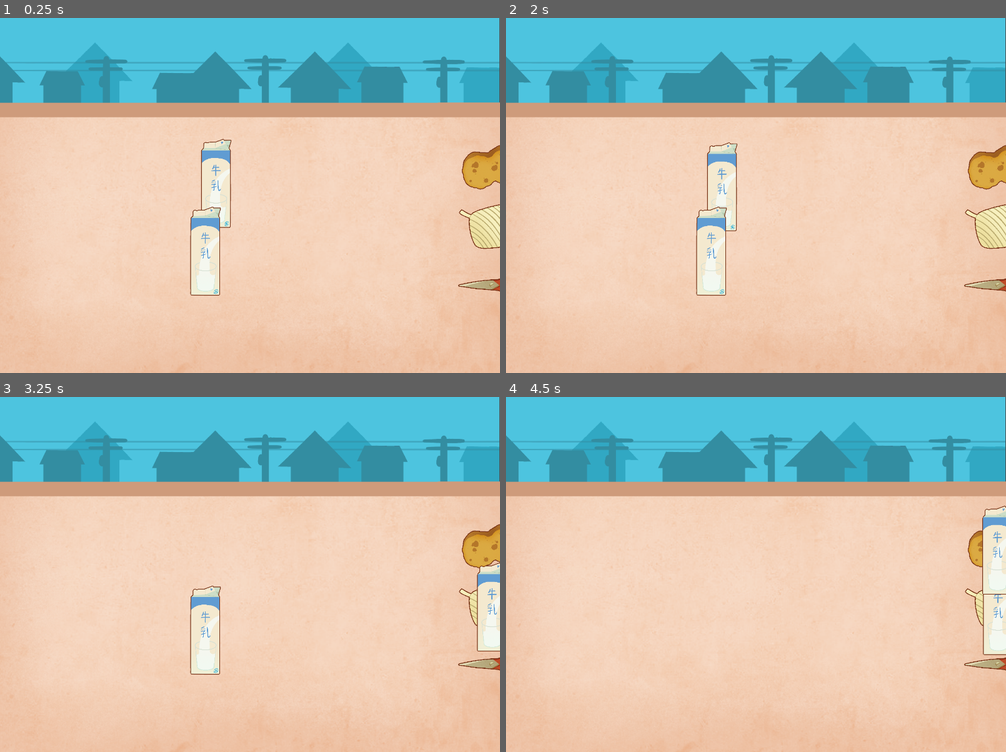
Above: before the commit, frames 1-4 (two rows, left to right).
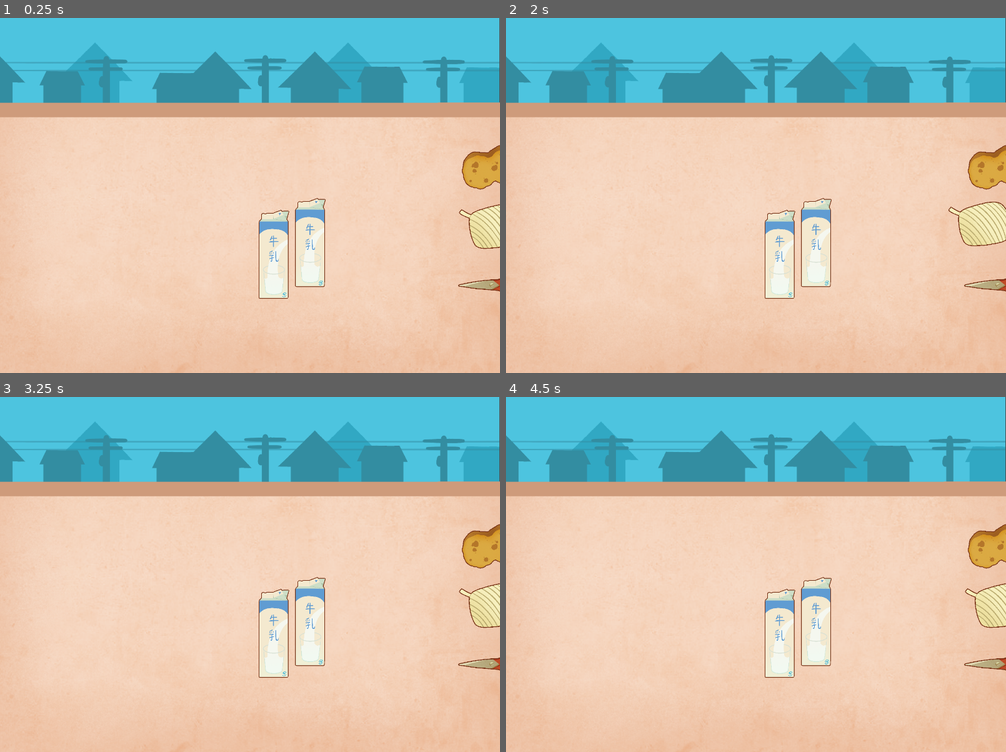
Above: after the commit, the same moments.

Repository: rararana/chiba-trash-management-game
Game: Godot game, scene res://scenes/base_level.tscn
Same seed, same stepped clock (60 frames per second), same inputs: the game is played once before the commit and once after it.
Inputs (mouse positions are in pixels of both pictures, inside the frame that each line leads up to):
- Up to frame 1 (0.25 s): no input
- Up to frame 2 (2 s): tap Enter at 0.5 s; drag from (1005, 284) to (996, 167) at 0.52 s; drag from (996, 227) to (721, 181) at 1.27 s
- Up to frame 3 (3.25 s): move the mouse to (490, 546) at 2.02 s; click (490, 546) at 2.17 s; tap Space at 2.75 s; drag from (215, 563) to (490, 606) at 2.77 s
- Up to frame 4 (4.5 s): drag from (711, 627) to (996, 546) at 3.52 s; drag from (606, 521) to (996, 546) at 4.27 s

The runs differ from the first frame. In frame 1, 3.4% of the frame differs, in the area x 38-66%, y 33-80%; in frame 2, 4.0%, in the area x 38-100%, y 35-80%; in frame 3, 3.8%; in frame 4, 3.7%.

Commit message:
fix: boundary constraint

Diff:
--- a/chiba-trash-management/scripts/base_level.gd
+++ b/chiba-trash-management/scripts/base_level.gd
@@ -2,7 +2,9 @@
 
 @export var trash_scene: PackedScene
 @export var trash_data_list: Array[Resource]
-@export var scatter_radius: float = 150.0
+@export var min_scatter_radius: float = 100.0
+@export var max_scatter_radius: float = 200.0
+@export var min_y_boundary: float = 320.0
 @onready var spawner = %SpawnerArea
 
 func _ready():
@@ -16,9 +18,12 @@
 		var new_trash = trash_scene.instantiate()
 		new_trash.item_data = data
 
-		var random_x = randf_range(-scatter_radius, scatter_radius)
-		var random_y = randf_range(-scatter_radius, scatter_radius)
-		var random_offset = Vector2(random_x, random_y)
+		var random_angle = randf_range(0, 2 * PI)
+		var random_dist = randf_range(min_scatter_radius, max_scatter_radius)
+		var random_offset = Vector2(cos(random_angle), sin(random_angle)) * random_dist
 
-		new_trash.global_position = spawner.global_position + random_offset
+		var target_pos = spawner.global_position + random_offset
+		target_pos.y = max(target_pos.y, min_y_boundary) # Paksa Y tidak boleh lebih kecil dari 500
+
+		new_trash.global_position = target_pos
 		add_child(new_trash)
--- a/chiba-trash-management/scripts/base_tool.gd
+++ b/chiba-trash-management/scripts/base_tool.gd
@@ -57,6 +57,6 @@
 
 func _return_to_start():
 	drop_tween = create_tween()
-	drop_tween.tween_property(self, "global_position", start_position, 0.2) \
+	drop_tween.tween_property(self, "global_position", start_position, 0.3) \
 		.set_trans(Tween.TRANS_SINE) \
 		.set_ease(Tween.EASE_OUT)
--- a/chiba-trash-management/scripts/trash_item.gd
+++ b/chiba-trash-management/scripts/trash_item.gd
@@ -2,6 +2,7 @@
 
 @export var item_data: Resource
 @export var MAX_SIZE = 150.0
+@export var min_y_boundary: float = 320.0
 @onready var sprite: Sprite2D = %Sprite2D
 @onready var collision: CollisionShape2D = %CollisionShape2D
 var is_dragging: bool = false
@@ -33,9 +34,13 @@
 			is_dragging = true
 			z_index = 10
 			get_viewport().set_input_as_handled()
+
 			if drop_tween and drop_tween.is_valid():
 				drop_tween.kill()
-		else:
+
+func _input(event):
+	if event is InputEventMouseButton and event.button_index == MOUSE_BUTTON_LEFT:
+		if not event.pressed and is_dragging:
 			is_dragging = false
 			z_index = 0
 			_animate_drop()
@@ -52,9 +57,12 @@
 	pass
 
 # Called every frame. 'delta' is the elapsed time since the previous frame.
-func _process(delta: float) -> void:
+func _process(delta: float):
 	if is_dragging:
-		global_position = get_global_mouse_position()
+		var mouse_pos = get_global_mouse_position()
+		if mouse_pos.y < min_y_boundary:
+			mouse_pos.y = min_y_boundary
+		global_position = mouse_pos
 
 func apply_tool():
 	if item_data.next_state:
